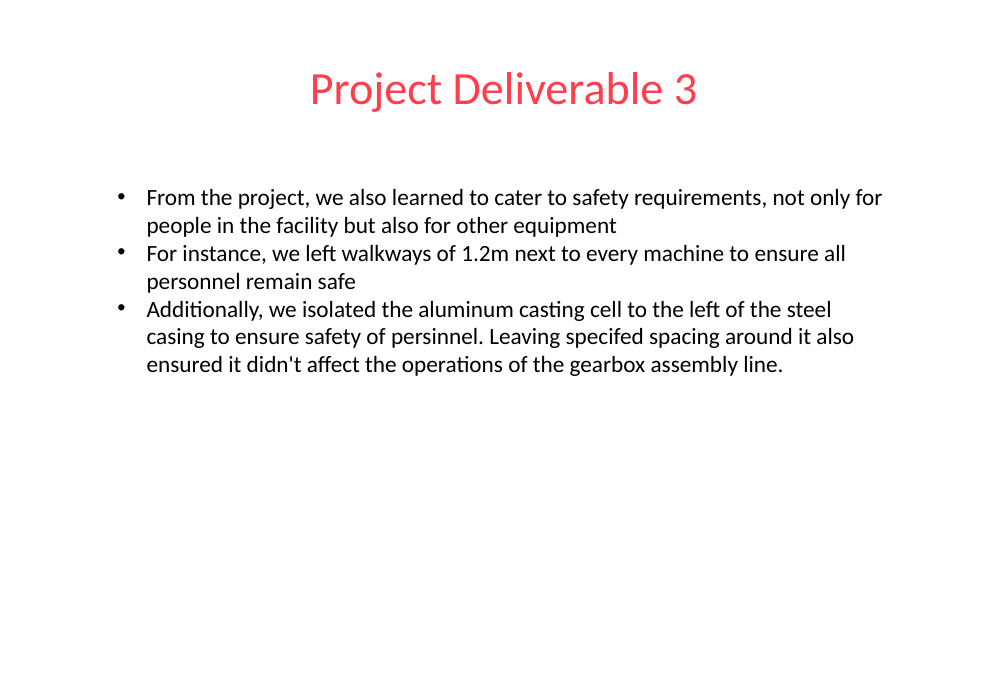
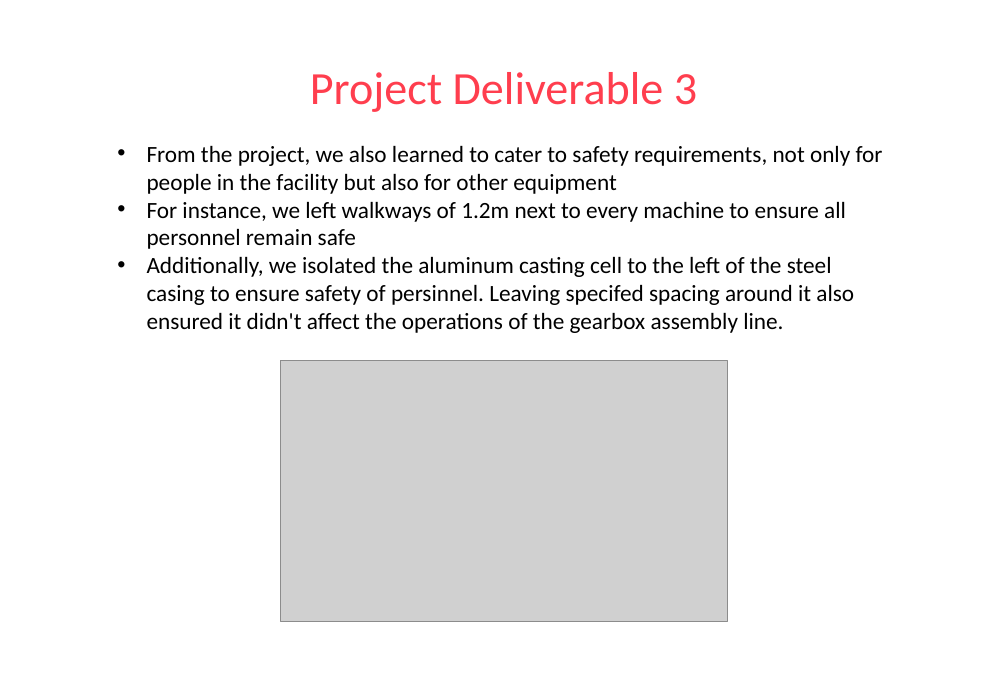
Before and after one commit to simuli/hello-world, a slide deck: slide 5 of ET131 Presentation Slides.pptx. Drawn at 1008x698 pixels with LibreOffice and Linux fonts; fonts in the diff are those of the drawing; grey boxes stand for pictures; background and template pictures are left out. Boxes give left, top, right and bottom in pixels: in the first picture for what was removed or moved away, otherwise in the second. Text is boxed around its words. In the diff, an @@ line names an element or a change of style, - is before the commit and + after.

```diff
--- a/ET131 Presentation Slides.pptx
+++ b/ET131 Presentation Slides.pptx
@@ text "From the project, we also ..." moved from (x1=147, y1=189, x2=883, y2=376) to (x1=147, y1=146, x2=883, y2=333) @@
@@ picture added at (x1=280, y1=361, x2=728, y2=622) @@
```
Also in this commit, not shown: 1 other slide changed, 1 slide added.
